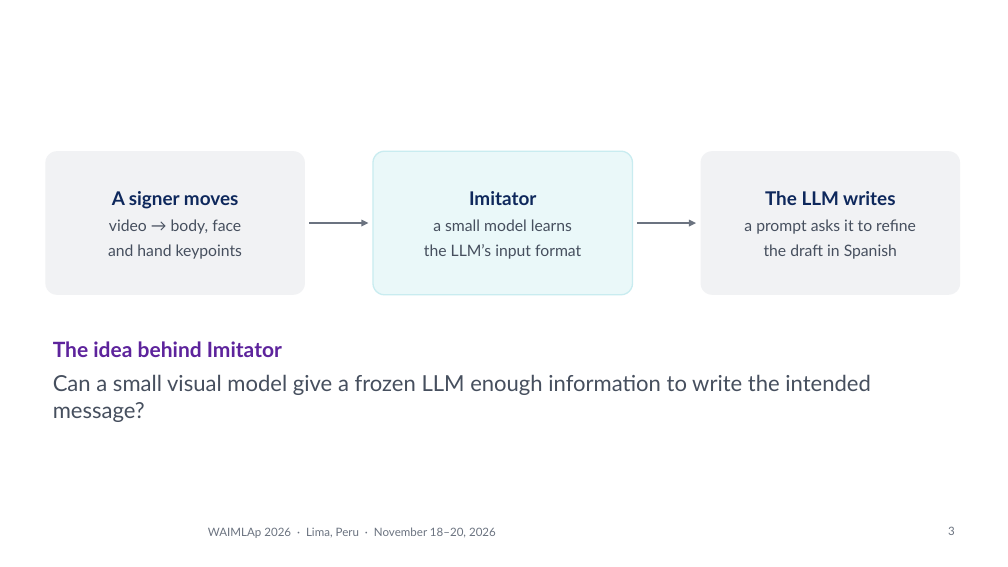
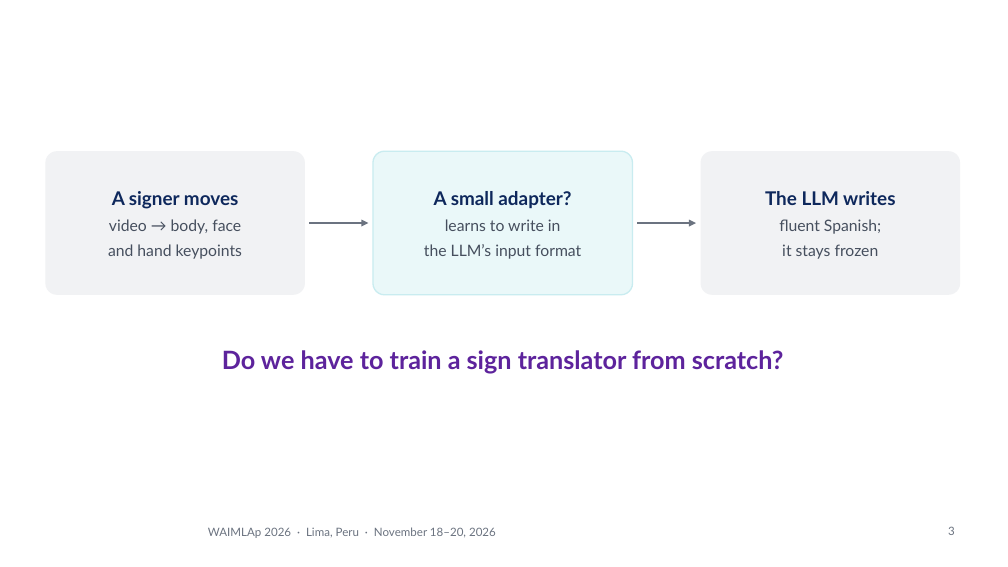
Before and after one commit to Percep3/Imitator, a slide deck: slide 3 of presentation/waimlap2026/imitator_waimlap2026.pptx. Drawn at 1008x567 pixels with LibreOffice and Linux fonts; fonts in the diff are those of the drawing; background and template pictures are left out. Boxes give left, top, right and bottom in pixels: in the first picture for what was removed or moved away, otherwise in the second. Text is boxed around its words. In the diff, an @@ line names an element or a change of style, - is before the commit and + after.

```diff
--- a/presentation/waimlap2026/imitator_waimlap2026.pptx
+++ b/presentation/waimlap2026/imitator_waimlap2026.pptx
@@ text in rounded rectangle at [424, 191, 581, 259]: text changed @@
-Imitator
-a small model learns
-the LLM’s input format
+A small adapter?
+learns to write in
+the LLM’s input format
@@ text in rounded rectangle at [779, 219, 881, 259]: text changed @@
-a prompt asks it to refine
-the draft in Spanish
+fluent Spanish;
+it stays frozen
@@ text at [222, 350, 784, 373]: text changed; size 21 to 24 pt; text colour #464F5E to #5D239C; bold on @@
-The idea behind Imitator
-Can a small visual model give a frozen LLM enough information to write the intended message?
+Do we have to train a sign translator from scratch?
```
Also in this commit, not shown: 3 other slides changed, 1 slide added, 1 slide removed, 3 other files.
